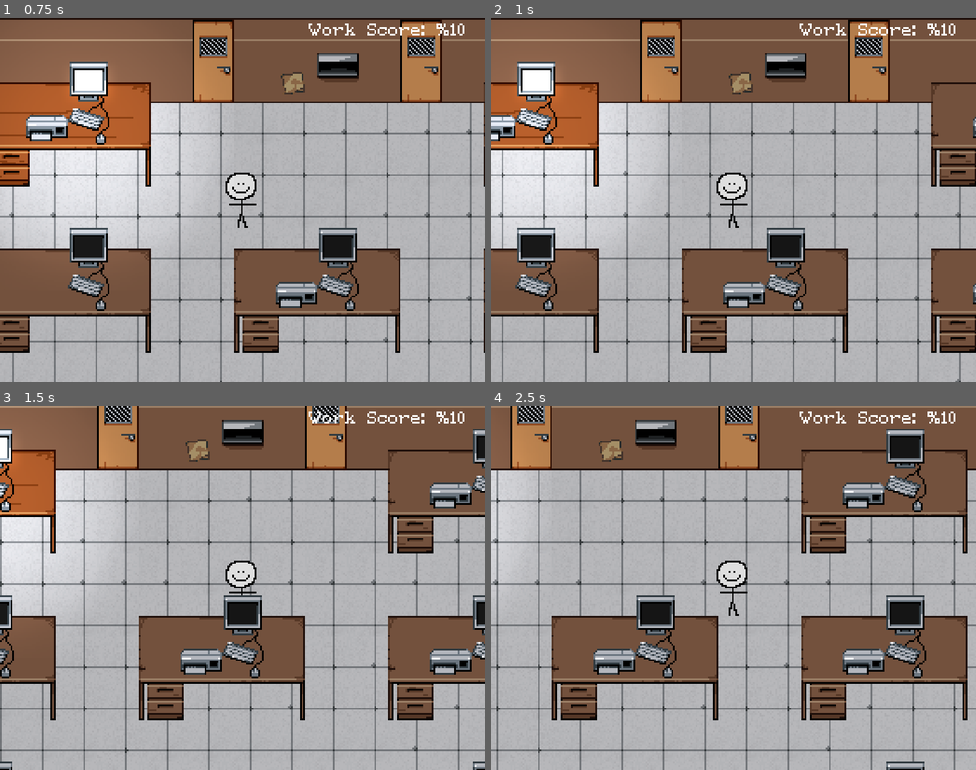
Above: before the commit, frames 1-4 (two rows, left to right).
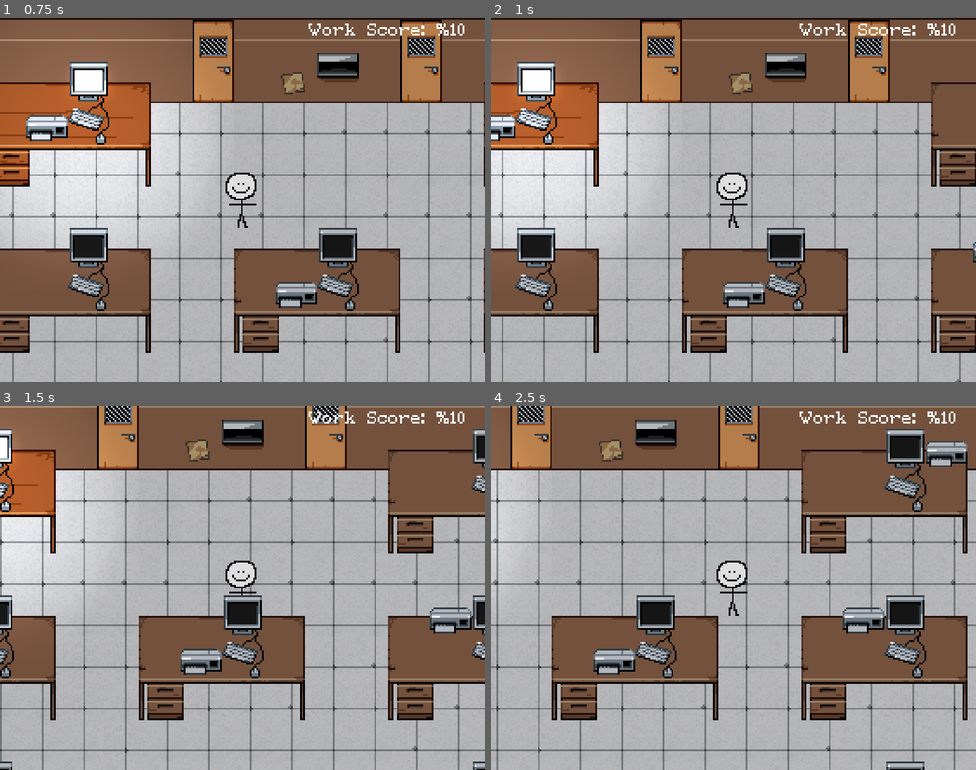
Above: after the commit, the same moments.

Repository: ChespinBlue/chespinblue-acerolagamjam0
Game: Godot game, scene res://main.tscn
Same seed, same stepped clock (60 frames per second), same inputs: the game is played once before the commit and once after it.
Inputs (mouse positions are in pixels of both pictures, inside the frame that each line leads up to):
- Up to frame 1 (0.75 s): tap Enter at 0.5 s; move the mouse to (349, 181) at 0.52 s; hold D (right) from 0.53 s (still down); hold E (interact) from 0.53 s (still down)
- Up to frame 2 (1 s): keep holding D (right); keep holding E (interact); tap T (test) at 0.8 s
- Up to frame 3 (1.5 s): move the mouse to (145, 606) at 1.27 s; release D (right) at 1.28 s; release E (interact) at 1.28 s; hold S (down) from 1.28 s (still down); tap T (test) at 1.35 s
- Up to frame 4 (2.5 s): click (636, 606) at 1.55 s; tap Space at 2 s; move the mouse to (782, 507) at 2.02 s; release S (down) at 2.03 s; press the mouse at (782, 507) at 2.03 s; hold D (right) from 2.03 s (still down); tap E (interact) at 2.3 s

Frame 1 is identical in both runs. In frame 2, 0.1% of the frame differs, in the area x 99-100%, y 27-79%; in frame 3, 1.6%; in frame 4, 2.2%, in the area x 72-99%, y 9-74%.

Commit message:
does it matter what i type here?

Diff:
--- a/Work_Score.gd
+++ b/Work_Score.gd
@@ -2,6 +2,10 @@
 @onready var workscoreS = $Label
 @onready var workscoreColor = $Label/theme_override_colors/font_color
 @onready var workscore = global.workscore
+
+var red = Color(0.8,0.1,0.1,1.0)
+
+
 # Called when the node enters the scne tree for the first time.
 func _ready():
 	workscoreS.text = str("Work Score: %",workscore)
@@ -11,9 +15,10 @@
 func _process(_delta):
 	workscore = global.workscore
 	workscoreS.text = str("Work Score: %",workscore)
-	if workscore < 0:
+	if workscore < 10:
 		#workscoreColor = [1.00, 0.00, 0.00, 1.00]
-		pass
+		workscoreS.set("theme_override_colors/font_color",red)
+		#pass
 
 
 
--- /dev/null
+++ b/click.gd
@@ -0,0 +1,13 @@
+extends AudioStreamPlayer
+
+#func _input(event):
+	#if event.is_action_pressed("click"):
+		#play()
+
+
+func _on_exit_pressed():
+	play()
+
+
+func _on_resume_pressed():
+	play()
--- a/computer/computer.gd
+++ b/computer/computer.gd
@@ -3,81 +3,70 @@
 @onready var screenWait = $screen_wait
 @onready var email1 = $Panel/emails/email1
 
+
 @onready var email2 = $Panel/emails/email2
 @onready var email2p = $Panel/emails/email2p
 
 
-var order1done = false
+var orderguess = false
+
 var order1F = false
-var orderguess = false
 @onready var order1 = $Panel/orders/order1
 @onready var order1button = $Panel/orders/order1button
 @onready var profileC1 = $Panel/orders/order1/profileC1
-
-
+var order2F = true
+@onready var order2 = $Panel/orders/order2
+@onready var order2button = $Panel/orders/order2button
+@onready var profileC2 = $Panel/orders/order2/profileC2
 
 
 var incomputerrange = false
-var usingComputer = false
 
 
-# Called when the node enters the scene tree for the first time.
-func _ready():
-	pass # Replace with function body.
-
-
-# Called every frame. 'delta' is the elapsed time since the previous frame.
-func _process(delta):
-	if usingComputer == true:
+func _process(_delta):
+	if global.usingComputer == true:
 		visible = true
-
-
-
-
+	if global.day == 2:
+		pass
 
 func _input(event):
 	if event.is_action_pressed("interact"):
 		if incomputerrange == true:
-			if usingComputer == false:
-				usingComputer = true
+			if global.usingComputer == false:
+				global.usingComputer = true
 				visible = true
 				position.y = 210
 	if event.is_action_pressed("cancel"):
-		usingComputer = false
+		global.usingComputer = false
 
 		screenWait.start()
+	if event.is_action_pressed("click"):
+		profileC1.visible = false
+		profileC2.visible = false
 			#Input.set_mouse_mode(Input.MOUSE_MODE_VISIBLE)
 
 			#Input.set_mouse_mode(Input.MOUSE_MODE_CAPTURED)
 
-
-
-
-func _on_computer_area_body_exited(body):
+func _on_computer_area_body_exited(_body):
 	incomputerrange = false
-func _on_computer_area_body_entered(body):
+func _on_computer_area_body_entered(_body):
 	incomputerrange = true
 
-
 func _on_screen_transiton_timeout():
-	if usingComputer == true:
+	if global.usingComputer == true:
 		if position.y > 0:
 			position.y -= 21
-	elif usingComputer == false:
+	elif global.usingComputer == false:
 		if position.y > -200:
 			position.y -= 21
-
-
 func _on_screen_wait_timeout():
 	visible = false
-
-
 func _on_computertelepathybugfix_timeout():
 	incomputerrange = false
 
 
 
-################################################# EMAILS!!!
+############################################################################### EMAILS!!!
 func _on_email_1p_pressed():
 	if email1.visible == false:
 		email1.visible = true
@@ -93,7 +82,7 @@
 func _on_email_2_timer_timeout():
 	email2p.visible = true
 
-############################################### ORDERS!!!!!!!!!!!!!!!!!!!!
+################################################################################ ORDERS!!!!!!!!!!!!!!!!!!!!
 func checkorderF(x, y, z):
 	# xyz answer, reward, punishment
 	if orderguess == x:
@@ -115,11 +104,37 @@
 
 func _on_fraud_1_pressed():
 	orderguess = true
-	checkorderF(false, 20, 10)
+	checkorderF(order1F, 20, 10)
 	order1.visible = false
 	order1button.visible = false
 func _on_real_1_pressed():
 	orderguess = false
-	checkorderF(false, 20, 10)
+	checkorderF(order1F, 20, 10)
 	order1.visible = false
 	order1button.visible = false
+
+#####order2
+func _on_order_2_button_pressed():
+	if order2.visible == false:
+		order2.visible = true
+	else:
+		order2.visible = false
+func _on_profile_2_pressed():
+	if profileC2.visible == false:
+		profileC2.visible = true
+	else:
+		profileC2.visible = false
+
+
+func _on_fraud_2_pressed():
+	orderguess = true
+	checkorderF(order2F, 20, 10)
+	order2.visible = false
+	order2button.visible = false
+	global.workdone = true
+func _on_real_2_pressed():
+	orderguess = false
+	checkorderF(order2F, 20, 10)
+	order2.visible = false
+	order2button.visible = false
+	global.workdone = true
--- a/computer/computer.tscn
+++ b/computer/computer.tscn
@@ -6,6 +6,7 @@
 [ext_resource type="StyleBox" uid="uid://drqp2hyroqba3" path="res://styles/computer/computerButtonHover.tres" id="5_7juhs"]
 [ext_resource type="Texture2D" uid="uid://o1oyl45auime" path="res://profiles/furniture.png" id="5_lehrm"]
 [ext_resource type="Texture2D" uid="uid://b34f4y5fh4e7m" path="res://profiles/FurntitureClose.png" id="6_fisxj"]
+[ext_resource type="Texture2D" uid="uid://vyasg1128cxk" path="res://profiles/FurnitureFclose.jpg" id="7_vm1e1"]
 
 [sub_resource type="StyleBoxFlat" id="StyleBoxFlat_073us"]
 bg_color = Color(1, 1, 1, 1)
@@ -184,6 +185,16 @@
 
  no orders"
 
+[node name="order2button" type="Button" parent="Panel/orders"]
+offset_left = 2.0
+offset_top = 13.0
+offset_right = 158.0
+offset_bottom = 40.0
+text = "Generel furniterStor
+-Comercial locations"
+icon = ExtResource("5_lehrm")
+alignment = 0
+
 [node name="order1button" type="Button" parent="Panel/orders"]
 layout_mode = 0
 offset_left = 2.0
@@ -195,12 +206,21 @@
 icon = ExtResource("5_lehrm")
 alignment = 0
 
+[node name="order3button" type="Button" parent="Panel/orders"]
+offset_left = 2.0
+offset_top = 13.0
+offset_right = 158.0
+offset_bottom = 40.0
+text = "Gefery Werson
+-Private Property"
+alignment = 0
+
 [node name="order1" type="Panel" parent="Panel/orders"]
 visible = false
 layout_mode = 0
 offset_left = 26.0
 offset_top = -110.0
-offset_right = 147.0
+offset_right = 150.0
 offset_bottom = -7.0
 
 [node name="info1" type="Label" parent="Panel/orders/order1"]
@@ -210,7 +230,7 @@
 offset_right = 119.0
 offset_bottom = 40.0
 text = "Purchasing:
--118 g elecricity
+-118 g electricity
 Cost:
 -$580.99
 History:
@@ -219,18 +239,18 @@
 
 [node name="fraud1" type="Button" parent="Panel/orders/order1"]
 layout_mode = 0
-offset_left = 77.0
-offset_top = 75.0
-offset_right = 118.0
+offset_left = 80.0
+offset_top = 75.0
+offset_right = 121.0
 offset_bottom = 100.0
 theme_override_colors/font_color = Color(0.74902, 0, 0, 1)
 text = "FRUAD"
 
 [node name="real1" type="Button" parent="Panel/orders/order1"]
 layout_mode = 0
-offset_left = 32.0
-offset_top = 75.0
-offset_right = 73.0
+offset_left = 35.0
+offset_top = 75.0
+offset_right = 76.0
 offset_bottom = 100.0
 text = "REAL"
 
@@ -261,6 +281,137 @@
 mouse_filter = 2
 theme_override_styles/panel = SubResource("StyleBoxFlat_rret6")
 
+[node name="order2" type="Panel" parent="Panel/orders"]
+visible = false
+offset_left = 18.0
+offset_top = -107.0
+offset_right = 148.0
+offset_bottom = -4.0
+
+[node name="info2" type="Label" parent="Panel/orders/order2"]
+layout_mode = 0
+offset_left = 36.0
+offset_top = 4.0
+offset_right = 119.0
+offset_bottom = 40.0
+text = "Purchasing:
+-10,18 g electricity
+Cost:
+-$0.99
+History:
+-11111227 previous
+orders"
+metadata/_edit_lock_ = true
+
+[node name="profile2" type="Button" parent="Panel/orders/order2"]
+layout_mode = 0
+offset_left = 5.0
+offset_top = 5.0
+offset_right = 27.0
+offset_bottom = 27.0
+theme = ExtResource("4_nlewb")
+theme_override_font_sizes/font_size = 0
+icon = ExtResource("5_lehrm")
+
+[node name="fraud2" type="Button" parent="Panel/orders/order2"]
+layout_mode = 0
+offset_left = 77.0
+offset_top = 75.0
+offset_right = 118.0
+offset_bottom = 100.0
+theme_override_colors/font_color = Color(0.74902, 0, 0, 1)
+text = "FRUAD"
+
+[node name="real2" type="Button" parent="Panel/orders/order2"]
+layout_mode = 0
+offset_left = 32.0
+offset_top = 75.0
+offset_right = 73.0
+offset_bottom = 100.0
+text = "REAL"
+
+[node name="profileC2" type="Sprite2D" parent="Panel/orders/order2"]
+visible = false
+z_index = 1
+position = Vector2(21, 72)
+scale = Vector2(0.188542, 0.188542)
+texture = ExtResource("7_vm1e1")
+
+[node name="profilec2dark" type="Panel" parent="Panel/orders/order2/profileC2"]
+show_behind_parent = true
+z_index = -1
+offset_left = -546.0
+offset_top = -408.0
+offset_right = 642.0
+offset_bottom = 409.0
+mouse_filter = 2
+theme_override_styles/panel = SubResource("StyleBoxFlat_rret6")
+
+[node name="orderTemplate" type="Panel" parent="Panel/orders"]
+visible = false
+offset_left = 104.0
+offset_top = -440.0
+offset_right = 225.0
+offset_bottom = -337.0
+
+[node name="info2" type="Label" parent="Panel/orders/orderTemplate"]
+layout_mode = 0
+offset_left = 36.0
+offset_top = 4.0
+offset_right = 119.0
+offset_bottom = 40.0
+text = "Purchasing:
+-118 g elecricity
+Cost:
+-$580.99
+History:
+-27 previous
+orders"
+
+[node name="fraud2" type="Button" parent="Panel/orders/orderTemplate"]
+layout_mode = 0
+offset_left = 77.0
+offset_top = 75.0
+offset_right = 118.0
+offset_bottom = 100.0
+theme_override_colors/font_color = Color(0.74902, 0, 0, 1)
+text = "FRUAD"
+
+[node name="real2" type="Button" parent="Panel/orders/orderTemplate"]
+layout_mode = 0
+offset_left = 32.0
+offset_top = 75.0
+offset_right = 73.0
+offset_bottom = 100.0
+text = "REAL"
+
+[node name="profile2" type="Button" parent="Panel/orders/orderTemplate"]
+layout_mode = 0
+offset_left = 5.0
+offset_top = 5.0
+offset_right = 27.0
+offset_bottom = 27.0
+theme = ExtResource("4_nlewb")
+theme_override_font_sizes/font_size = 0
+icon = ExtResource("5_lehrm")
+
+[node name="profileC2" type="Sprite2D" parent="Panel/orders/orderTemplate"]
+visible = false
+z_index = 1
+position = Vector2(16, 78)
+scale = Vector2(2, 2)
+texture = ExtResource("6_fisxj")
+
+[node name="profilec2dark" type="Panel" parent="Panel/orders/orderTemplate/profileC2"]
+show_behind_parent = true
+z_index = -1
+offset_left = -53.0
+offset_top = -40.0
+offset_right = 59.0
+offset_bottom = 37.0
+mouse_filter = 2
+theme_override_styles/panel = SubResource("StyleBoxFlat_rret6")
+
 [node name="screen transiton" type="Timer" parent="."]
 wait_time = 0.005
 autostart = true
@@ -272,9 +423,14 @@
 [connection signal="pressed" from="Panel/emails/email1p" to="." method="_on_email_1p_pressed"]
 [connection signal="pressed" from="Panel/emails/email2p" to="." method="_on_email_2p_pressed"]
 [connection signal="timeout" from="Panel/emails/email2timer" to="." method="_on_email_2_timer_timeout"]
+[connection signal="pressed" from="Panel/orders/order2button" to="." method="_on_order_2_button_pressed"]
 [connection signal="pressed" from="Panel/orders/order1button" to="." method="_on_order_1_button_pressed"]
+[connection signal="pressed" from="Panel/orders/order3button" to="." method="_on_order_1_button_pressed"]
 [connection signal="pressed" from="Panel/orders/order1/fraud1" to="." method="_on_fraud_1_pressed"]
 [connection signal="pressed" from="Panel/orders/order1/real1" to="." method="_on_real_1_pressed"]
 [connection signal="pressed" from="Panel/orders/order1/profile1" to="." method="_on_profile_1_pressed"]
+[connection signal="pressed" from="Panel/orders/order2/profile2" to="." method="_on_profile_2_pressed"]
+[connection signal="pressed" from="Panel/orders/order2/fraud2" to="." method="_on_fraud_2_pressed"]
+[connection signal="pressed" from="Panel/orders/order2/real2" to="." method="_on_real_2_pressed"]
 [connection signal="timeout" from="screen transiton" to="." method="_on_screen_transiton_timeout"]
 [connection signal="timeout" from="screen_wait" to="." method="_on_screen_wait_timeout"]
--- a/computer/paper.tscn
+++ b/computer/paper.tscn
@@ -8,4 +8,5 @@
 [node name="RigidBody2D" type="RigidBody2D" parent="."]
 
 [node name="CollisionPolygon2D" type="CollisionPolygon2D" parent="RigidBody2D"]
+position = Vector2(-25, 18)
 polygon = PackedVector2Array(32, -10, 55, -10, 55, -1, 55, 8, 55, 17, 32, 17, 32, 9, 32, -1)
--- /dev/null
+++ b/exitDoorArea.gd
@@ -0,0 +1,27 @@
+extends Area2D
+
+var inrange = false
+# Called when the node enters the scene tree for the first time.
+func _ready():
+	pass # Replace with function body.
+
+
+# Called every frame. 'delta' is the elapsed time since the previous frame.
+func _process(_delta):
+	pass
+
+
+
+
+func _on_body_entered(_body):
+	inrange = true
+func _on_body_exited(_body):
+	inrange = false
+
+func _input(event):
+	if inrange == true:
+		if global.workdone == true:
+			if event.is_action_pressed("interact"):
+				print("day advanced")
+				global.day += 1
+				global.workdone = false
--- a/global.gd
+++ b/global.gd
@@ -1,11 +1,20 @@
 extends Node
 
 var workscore = 10
+
+var day = 1
+var workdone = false
+
+var usingComputer = false
+
+
+
+
 # Called when the node enters the scene tree for the first time.
 func _ready():
 	pass # Replace with function body.
 
 
 # Called every frame. 'delta' is the elapsed time since the previous frame.
-func _process(delta):
+func _process(_delta):
 	pass
--- a/main.tscn
+++ b/main.tscn
@@ -20,8 +20,16 @@
 [ext_resource type="Texture2D" uid="uid://ds0fdmmxltuel" path="res://computer/chute.png" id="12_03e2v"]
 [ext_resource type="PackedScene" uid="uid://vvoemaq8pat0" path="res://pause_screen.tscn" id="14_m022p"]
 [ext_resource type="Texture2D" uid="uid://cacyy7heup80l" path="res://computer/computer_frame.png" id="15_4itj6"]
+[ext_resource type="Script" path="res://exitDoorArea.gd" id="16_jfxot"]
 [ext_resource type="Texture2D" uid="uid://c2o3oistoahqv" path="res://enviroments/office/notefull.png" id="18_ivhnh"]
+[ext_resource type="Theme" uid="uid://cu2sbo52bdfj" path="res://styles/office.tres" id="20_cblxt"]
 [ext_resource type="Script" path="res://Work_Score.gd" id="21_28drt"]
+[ext_resource type="AudioStream" uid="uid://cqvpnon80pxr4" path="res://audio/music/work1.wav" id="23_yjdff"]
+[ext_resource type="Script" path="res://music.gd" id="24_vk68e"]
+[ext_resource type="AudioStream" uid="uid://brhdxmvhbnlgx" path="res://audio/sound effects/click_1.mp3" id="26_idyfv"]
+[ext_resource type="Script" path="res://click.gd" id="27_a0u7t"]
+[ext_resource type="AudioStream" uid="uid://bdyepphqcud8f" path="res://audio/sound effects/mouseclickk.mp3" id="28_2f1hn"]
+[ext_resource type="Script" path="res://mouse click.gd" id="29_n6bno"]
 
 [sub_resource type="RectangleShape2D" id="RectangleShape2D_k7mqd"]
 size = Vector2(18, 18)
@@ -74,9 +82,11 @@
 0:1/0 = 0
 0:1/0/physics_layer_0/linear_velocity = Vector2(0, 0)
 0:1/0/physics_layer_0/angular_velocity = 0.0
+0:1/0/physics_layer_0/polygon_0/points = PackedVector2Array(-12, -12, 12, -12, 12, 12, -12, 12)
 0:2/0 = 0
 0:2/0/physics_layer_0/linear_velocity = Vector2(0, 0)
 0:2/0/physics_layer_0/angular_velocity = 0.0
+0:2/0/physics_layer_0/polygon_0/points = PackedVector2Array(-12, -12, 12, -12, 12, 12, -12, 12)
 
 [sub_resource type="TileSetAtlasSource" id="TileSetAtlasSource_ys5f1"]
 texture = ExtResource("5_5eoea")
@@ -116,19 +126,15 @@
 0:2/0 = 0
 0:2/0/physics_layer_0/linear_velocity = Vector2(0, 0)
 0:2/0/physics_layer_0/angular_velocity = 0.0
-0:2/0/physics_layer_0/polygon_0/points = PackedVector2Array(-12, -12, 12, -12, 12, 12, -12, 12)
 1:2/0 = 0
 1:2/0/physics_layer_0/linear_velocity = Vector2(0, 0)
 1:2/0/physics_layer_0/angular_velocity = 0.0
-1:2/0/physics_layer_0/polygon_0/points = PackedVector2Array(-12, -12, 12, -12, 12, 12, -12, 12)
 2:2/0 = 0
 2:2/0/physics_layer_0/linear_velocity = Vector2(0, 0)
 2:2/0/physics_layer_0/angular_velocity = 0.0
-2:2/0/physics_layer_0/polygon_0/points = PackedVector2Array(-12, -12, 12, -12, 12, 12, -12, 12)
 3:2/0 = 0
 3:2/0/physics_layer_0/linear_velocity = Vector2(0, 0)
 3:2/0/physics_layer_0/angular_velocity = 0.0
-3:2/0/physics_layer_0/polygon_0/points = PackedVector2Array(-12, -12, 12, -12, 12, 12, -12, 12)
 
 [sub_resource type="TileSetAtlasSource" id="TileSetAtlasSource_b0iwn"]
 texture = ExtResource("5_ovx2p")
@@ -336,8 +342,11 @@
 [sub_resource type="RectangleShape2D" id="RectangleShape2D_6ad5g"]
 size = Vector2(8.5, 5.625)
 
+[sub_resource type="RectangleShape2D" id="RectangleShape2D_mjfj8"]
+size = Vector2(28, 40)
+
 [sub_resource type="RectangleShape2D" id="RectangleShape2D_vgr7p"]
-size = Vector2(21, 19)
+size = Vector2(17, 32)
 
 [sub_resource type="StyleBoxFlat" id="StyleBoxFlat_ll8hi"]
 bg_color = Color(0, 0, 0, 0.392157)
@@ -405,7 +414,7 @@
 layer_1/tile_data = PackedInt32Array(131074, 5, 0, 196610, 5, 1, 262146, 5, 2, 131075, 65541, 0, 196611, 65541, 1, 2621 …(2102 unchanged characters)…
 layer_2/name = "top desks"
 layer_2/y_sort_enabled = true
-layer_2/tile_data = PackedInt32Array(131076, 1, 0, 196612, 7 …(232 unchanged characters)… 768, 7, 0, 196624, 7, 0, 720899, 0, 0, 983043, 0, 0, 458767, 0, 0, 196623, 0, 0, 983049, 0, 0)
+layer_2/tile_data = PackedInt32Array(131076, 1, 0, 196612, 7 …(232 unchanged characters)… 768, 7, 0, 196624, 7, 0, 720899, 0, 0, 917507, 0, 0, 983048, 0, 0, 393231, 0, 0, 720913, 0, 0, 131089, 0, 0)
 
 [node name="computerArea" type="Area2D" parent="TileMap"]
 position = Vector2(111, 85)
@@ -415,6 +424,15 @@
 position = Vector2(-1, 16.75)
 scale = Vector2(4, 4)
 shape = SubResource("RectangleShape2D_6ad5g")
+
+[node name="exitDoorArea" type="Area2D" parent="TileMap"]
+position = Vector2(180, 55)
+script = ExtResource("16_jfxot")
+
+[node name="exitDoorAreaCollision" type="CollisionShape2D" parent="TileMap/exitDoorArea"]
+position = Vector2(0, 10)
+shape = SubResource("RectangleShape2D_mjfj8")
+metadata/_edit_lock_ = true
 
 [node name="Camera2D" type="Camera2D" parent="."]
 position = Vector2(177, 128)
@@ -440,6 +458,7 @@
 offset_left = -68.0
 offset_right = 68.0
 offset_bottom = 23.0
+theme_override_colors/font_color = Color(1, 1, 1, 1)
 theme_override_font_sizes/font_size = 8
 text = "Work Score: "
 
@@ -454,8 +473,32 @@
 one_shot = true
 autostart = true
 
+[node name="chutenotearea" type="Area2D" parent="UI"]
+position = Vector2(140, 105)
+script = ExtResource("1_rd8sq")
+
+[node name="chutenoteareacollision" type="CollisionShape2D" parent="UI/chutenotearea"]
+position = Vector2(86.5, -40)
+shape = SubResource("RectangleShape2D_vgr7p")
+
+[node name="chutenote" type="Sprite2D" parent="UI/chutenotearea"]
+visible = false
+z_index = 3
+position = Vector2(2, 15)
+texture = ExtResource("18_ivhnh")
+
+[node name="Panel" type="Panel" parent="UI/chutenotearea/chutenote"]
+z_index = -1
+offset_left = -142.0
+offset_top = -120.0
+offset_right = 139.0
+offset_bottom = 90.0
+theme_override_styles/panel = SubResource("StyleBoxFlat_ll8hi")
+metadata/_edit_lock_ = true
+
 [node name="pause screen" parent="UI" instance=ExtResource("14_m022p")]
-z_index = 3
+z_index = 10
+theme = ExtResource("20_cblxt")
 
 [node name="Sprite2D" type="Sprite2D" parent="UI/pause screen"]
 visible = false
@@ -483,53 +526,56 @@
 [node name="resume" type="Button" parent="UI/pause screen"]
 process_mode = 3
 layout_mode = 0
-offset_left = 154.0
+offset_left = 153.0
 offset_top = 104.0
-offset_right = 253.0
+offset_right = 252.0
 offset_bottom = 135.0
 theme = ExtResource("9_h15q2")
 text = "resume"
 
-[node name="Label" type="Label" parent="UI/pause screen"]
+[node name="game paused" type="Label" parent="UI/pause screen"]
 layout_mode = 0
-offset_left = 75.0
+offset_left = 66.0
 offset_top = 47.0
-offset_right = 237.0
+offset_right = 228.0
 offset_bottom = 70.0
 theme = ExtResource("9_h15q2")
 text = "game paused"
 
-[node name="chutenotearea" type="Area2D" parent="UI"]
-position = Vector2(140, 105)
-script = ExtResource("1_rd8sq")
-
-[node name="chutenoteareacollision" type="CollisionShape2D" parent="UI/chutenotearea"]
-position = Vector2(86.5, -35.5)
-shape = SubResource("RectangleShape2D_vgr7p")
-
-[node name="chutenote" type="Sprite2D" parent="UI/chutenotearea"]
-visible = false
-z_index = 3
-position = Vector2(2, 15)
-texture = ExtResource("18_ivhnh")
-
-[node name="Panel" type="Panel" parent="UI/chutenotearea/chutenote"]
-z_index = -1
-offset_left = -142.0
-offset_top = -120.0
-offset_right = 139.0
-offset_bottom = 90.0
-theme_override_styles/panel = SubResource("StyleBoxFlat_ll8hi")
-metadata/_edit_lock_ = true
+[node name="day" type="Label" parent="UI/pause screen"]
+layout_mode = 0
+offset_left = 9.0
+offset_top = 194.0
+offset_right = 78.0
+offset_bottom = 217.0
+text = "day:"
+
+[node name="music" type="AudioStreamPlayer" parent="."]
+stream = ExtResource("23_yjdff")
+volume_db = -11.157
+script = ExtResource("24_vk68e")
+
+[node name="button click" type="AudioStreamPlayer" parent="."]
+stream = ExtResource("26_idyfv")
+volume_db = -9.0
+script = ExtResource("27_a0u7t")
+
+[node name="mouse click" type="AudioStreamPlayer" parent="."]
+stream = ExtResource("28_2f1hn")
+script = ExtResource("29_n6bno")
 
 [connection signal="body_entered" from="TileMap/computerArea" to="player" method="_on_computer_area_body_entered"]
 [connection signal="body_entered" from="TileMap/computerArea" to="UI/computer" method="_on_computer_area_body_entered"]
 [connection signal="body_exited" from="TileMap/computerArea" to="player" method="_on_computer_area_body_exited"]
 [connection signal="body_exited" from="TileMap/computerArea" to="UI/computer" method="_on_computer_area_body_exited"]
+[connection signal="body_entered" from="TileMap/exitDoorArea" to="TileMap/exitDoorArea" method="_on_body_entered"]
+[connection signal="body_exited" from="TileMap/exitDoorArea" to="TileMap/exitDoorArea" method="_on_body_exited"]
 [connection signal="timeout" from="UI/computer/computertelepathybugfix" to="player" method="_on_computertelepathybugfix_timeout"]
 [connection signal="timeout" from="UI/computer/computertelepathybugfix" to="UI/computer" method="_on_computertelepathybugfix_timeout"]
 [connection signal="timeout" from="UI/computer/computertelepathybugfix" to="UI/chutenotearea" method="_on_computertelepathybugfix_timeout"]
-[connection signal="pressed" from="UI/pause screen/exit" to="UI/pause screen" method="_on_exit_pressed"]
-[connection signal="pressed" from="UI/pause screen/resume" to="UI/pause screen" method="_on_resume_pressed"]
 [connection signal="body_entered" from="UI/chutenotearea" to="UI/chutenotearea" method="_on_body_entered"]
 [connection signal="body_exited" from="UI/chutenotearea" to="UI/chutenotearea" method="_on_body_exited"]
+[connection signal="pressed" from="UI/pause screen/exit" to="UI/pause screen" method="_on_exit_pressed"]
+[connection signal="pressed" from="UI/pause screen/exit" to="button click" method="_on_exit_pressed"]
+[connection signal="pressed" from="UI/pause screen/resume" to="UI/pause screen" method="_on_resume_pressed"]
+[connection signal="pressed" from="UI/pause screen/resume" to="button click" method="_on_resume_pressed"]
--- /dev/null
+++ b/mouse click.gd
@@ -0,0 +1,6 @@
+extends AudioStreamPlayer
+
+func _input(event):
+	if event.is_action_pressed("click"):
+		if global.usingComputer == true:
+			play()
--- /dev/null
+++ b/music.gd
@@ -0,0 +1,17 @@
+extends AudioStreamPlayer
+
+
+# Called when the node enters the scene tree for the first time.
+func _ready():
+	pass # Replace with function body.
+
+
+# Called every frame. 'delta' is the elapsed time since the previous frame.
+func _process(delta):
+	pass
+
+func _input(event):
+	if event.is_action_pressed("test"):
+		play()
+		#stop()
+		pass
--- a/pause_screen.gd
+++ b/pause_screen.gd
@@ -1,13 +1,17 @@
 extends Control
+
+
+@onready var day = $day
+
 
 # Called when the node enters the scene tree for the first time.
 func _ready():
-	pass # Replace with function body.
+	day.text = str("day ", global.day)
 
 
 # Called every frame. 'delta' is the elapsed time since the previous frame.
 func _process(delta):
-	pass
+	day.text = str("day ", global.day)
 
 func _input(event):
 	if event.is_action_pressed("exit"):
--- a/project.godot
+++ b/project.godot
@@ -69,6 +69,11 @@
 "events": [Object(InputEventKey,"resource_local_to_scene":false,"resource_name":"","device":-1,"window_id":0,"alt_pressed":false,"shift_pressed":false,"ctrl_pressed":false,"meta_pressed":false,"pressed":false,"keycode":0,"physical_keycode":84,"key_label":0,"unicode":116,"echo":false,"script":null)
 ]
 }
+click={
+"deadzone": 0.5,
+"events": [Object(InputEventMouseButton,"resource_local_to_scene":false,"resource_name":"","device":-1,"window_id":0,"alt_pressed":false,"shift_pressed":false,"ctrl_pressed":false,"meta_pressed":false,"button_mask":1,"position":Vector2(492, 16),"global_position":Vector2(498, 78),"factor":1.0,"button_index":1,"canceled":false,"pressed":true,"double_click":false,"script":null)
+]
+}
 
 [rendering]
 
Not shown, added: audio/music/title.wav.import
Not shown, added: audio/music/work1.wav.import
Not shown, added: audio/music/work2.wav.import
Not shown, added: audio/sound effects/click_1.mp3.import
Not shown, added: audio/sound effects/mouseclick.mp3.import
Not shown, added: audio/sound effects/mouseclickk.mp3.import
Not shown: 1 places in computer/computer.tscn that only renumber resources
Not shown: 1 places in main.tscn that only renumber resources
Not shown: 1 places in styles/office.tres that only renumber resources
Not shown, added: audio/music/title.wav
Not shown, added: audio/music/work1.wav
Not shown, added: audio/music/work2.wav
(and 3 more such lines)
